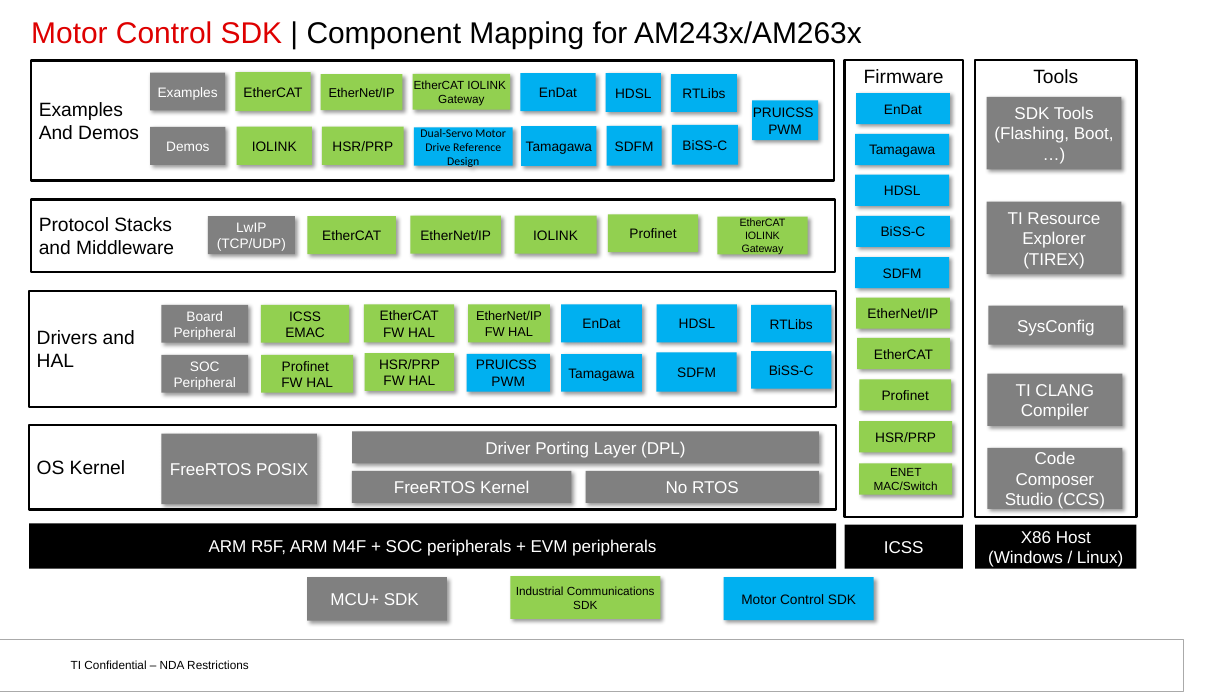
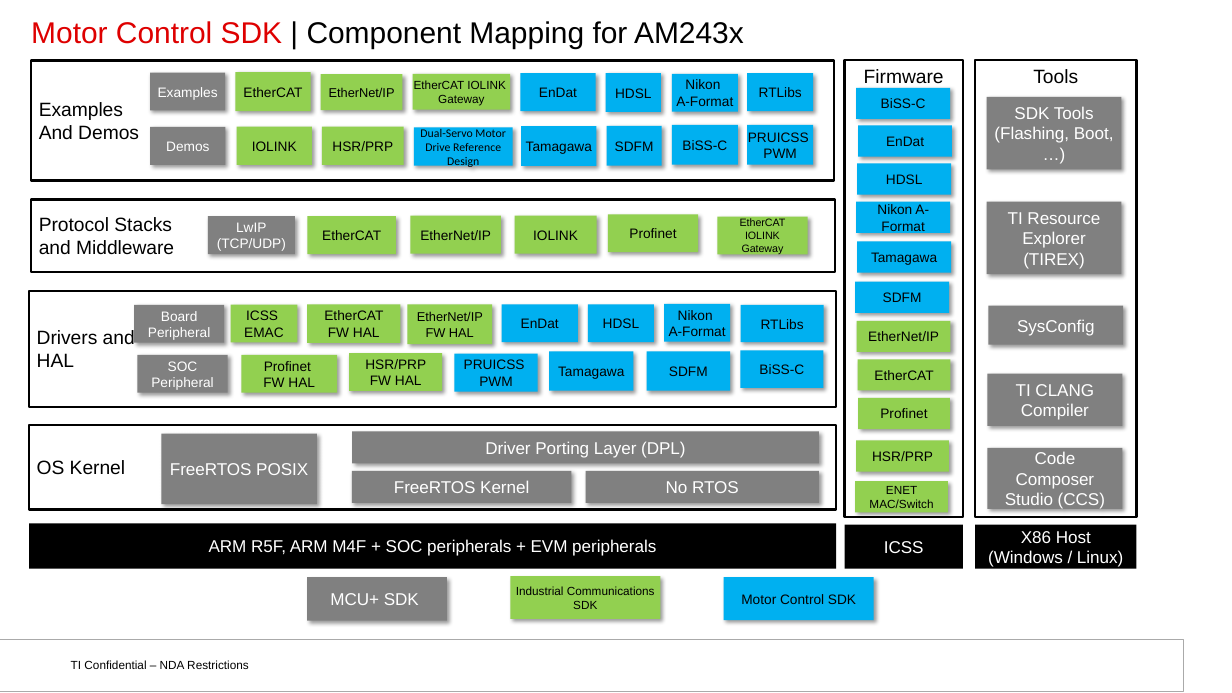
Before and after one commit to TexasInstruments/motor-control-sdk, a slide deck: slide 1 of docs_src/docs/api_guide/images/images.pptx. Drawn at 1232x693 pixels with LibreOffice and Linux fonts; fonts in the diff are those of the drawing; background and template pictures are left out. Boxes give left, top, right and bottom in pixels: in the first picture for what was removed or moved away, otherwise in the second. Text is boxed around its words. In the diff, an @@ line names an element or a change of style, - is before the commit and + after.

```diff
--- a/docs_src/docs/api_guide/images/images.pptx
+++ b/docs_src/docs/api_guide/images/images.pptx
@@ title at bbox=[31, 21, 744, 48]: text changed @@
-Motor Control SDK | Component Mapping for AM243x/AM263x
+Motor Control SDK | Component Mapping for AM243x
@@ rectangle added at bbox=[671, 74, 738, 112], fill #00B0F0, 12.8 pt, text #000000 @@
+Nikon
+A-Format
@@ rectangle "RTLibs": place and size @@
-rectangle "RTLibs" at bbox=[671, 74, 737, 112]
+rectangle "RTLibs" at bbox=[747, 73, 813, 111]
@@ rectangle "BiSS-C": place and size @@
-rectangle "BiSS-C" at bbox=[856, 216, 950, 247]
+rectangle "BiSS-C" at bbox=[856, 88, 950, 119]
@@ rectangle "PRUICSS": place and size @@
-rectangle "PRUICSS" at bbox=[752, 101, 819, 141]
+rectangle "PRUICSS" at bbox=[747, 125, 813, 165]
@@ rectangle "EnDat": place and size @@
-rectangle "EnDat" at bbox=[856, 93, 950, 125]
+rectangle "EnDat" at bbox=[858, 126, 952, 157]
@@ rectangle "HDSL": place and size @@
-rectangle "HDSL" at bbox=[855, 175, 949, 206]
+rectangle "HDSL" at bbox=[857, 163, 951, 195]
@@ rectangle added at bbox=[856, 202, 950, 233], fill #00B0F0, 12.8 pt, text #000000 @@
+Nikon A-Format
@@ rectangle "Tamagawa": place and size @@
-rectangle "Tamagawa" at bbox=[855, 134, 949, 166]
+rectangle "Tamagawa" at bbox=[857, 242, 951, 273]
@@ rectangle "SDFM": place and size @@
-rectangle "SDFM" at bbox=[855, 257, 949, 289]
+rectangle "SDFM" at bbox=[855, 282, 949, 313]
@@ rectangle "Board Peripheral": place and size @@
-rectangle "Board Peripheral" at bbox=[162, 305, 249, 343]
+rectangle "Board Peripheral" at bbox=[134, 305, 224, 343]
@@ rectangle "ICSS": place and size @@
-rectangle "ICSS" at bbox=[261, 305, 350, 343]
+rectangle "ICSS" at bbox=[230, 305, 297, 343]
@@ text in rectangle at bbox=[244, 310, 284, 337]: text changed @@
-ICSS EMAC
+ICSS
+EMAC
@@ rectangle "EtherCAT FW HAL": place and size @@
-rectangle "EtherCAT FW HAL" at bbox=[364, 304, 454, 342]
+rectangle "EtherCAT FW HAL" at bbox=[307, 304, 400, 343]
@@ rectangle "EtherNet/IP FW HAL": place and size @@
-rectangle "EtherNet/IP FW HAL" at bbox=[468, 304, 550, 342]
+rectangle "EtherNet/IP FW HAL" at bbox=[407, 304, 492, 344]
@@ rectangle "EnDat": place and size @@
-rectangle "EnDat" at bbox=[561, 304, 642, 342]
+rectangle "EnDat" at bbox=[501, 304, 578, 342]
@@ rectangle "HDSL": place and size @@
-rectangle "HDSL" at bbox=[657, 304, 737, 342]
+rectangle "HDSL" at bbox=[588, 304, 654, 342]
@@ rectangle added at bbox=[664, 304, 730, 342], fill #00B0F0, 12.8 pt, text #000000 @@
+Nikon
+A-Format
@@ rectangle "RTLibs": place and size @@
-rectangle "RTLibs" at bbox=[751, 305, 831, 343]
+rectangle "RTLibs" at bbox=[741, 305, 824, 343]
@@ rectangle "EtherNet/IP": place and size @@
-rectangle "EtherNet/IP" at bbox=[856, 297, 950, 329]
+rectangle "EtherNet/IP" at bbox=[857, 321, 951, 353]
@@ rectangle "SOC Peripheral": place and size @@
-rectangle "SOC Peripheral" at bbox=[162, 355, 249, 393]
+rectangle "SOC Peripheral" at bbox=[137, 355, 227, 393]
@@ rectangle "Profinet": place and size @@
-rectangle "Profinet" at bbox=[261, 355, 353, 393]
+rectangle "Profinet" at bbox=[241, 355, 337, 393]
@@ rectangle "HSR/PRP FW HAL": place and size @@
-rectangle "HSR/PRP FW HAL" at bbox=[365, 353, 454, 391]
+rectangle "HSR/PRP FW HAL" at bbox=[349, 353, 442, 391]
@@ rectangle "PRUICSS": place and size @@
-rectangle "PRUICSS" at bbox=[467, 353, 550, 391]
+rectangle "PRUICSS" at bbox=[454, 353, 537, 391]
@@ rectangle "Tamagawa": place and size @@
-rectangle "Tamagawa" at bbox=[561, 354, 642, 392]
+rectangle "Tamagawa" at bbox=[549, 351, 633, 390]
@@ rectangle "SDFM": place and size @@
-rectangle "SDFM" at bbox=[657, 353, 737, 392]
+rectangle "SDFM" at bbox=[647, 351, 731, 390]
@@ rectangle "BiSS-C": place and size @@
-rectangle "BiSS-C" at bbox=[751, 351, 831, 389]
+rectangle "BiSS-C" at bbox=[740, 350, 823, 388]
@@ rectangle "EtherCAT": place and size @@
-rectangle "EtherCAT" at bbox=[857, 338, 950, 370]
+rectangle "EtherCAT" at bbox=[858, 360, 951, 391]
@@ rectangle "Profinet": place and size @@
-rectangle "Profinet" at bbox=[859, 380, 951, 411]
+rectangle "Profinet" at bbox=[858, 398, 949, 430]
@@ rectangle "HSR/PRP": place and size @@
-rectangle "HSR/PRP" at bbox=[859, 421, 952, 453]
+rectangle "HSR/PRP" at bbox=[856, 440, 949, 472]
@@ rectangle "ENET MAC/Switch": place and size @@
-rectangle "ENET MAC/Switch" at bbox=[859, 464, 952, 495]
+rectangle "ENET MAC/Switch" at bbox=[855, 481, 949, 513]
```
Also in this commit, not shown: 1 other slide changed, 18 other files.
